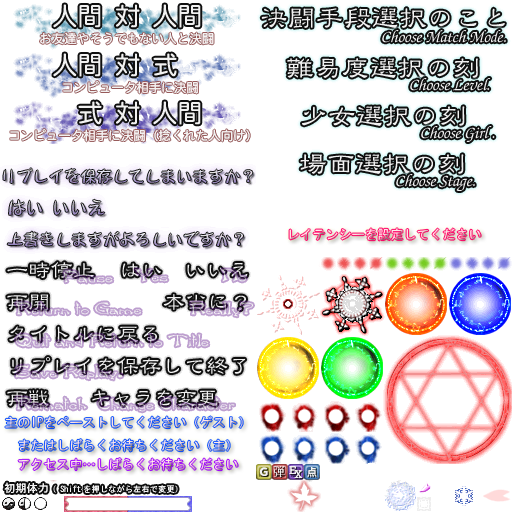
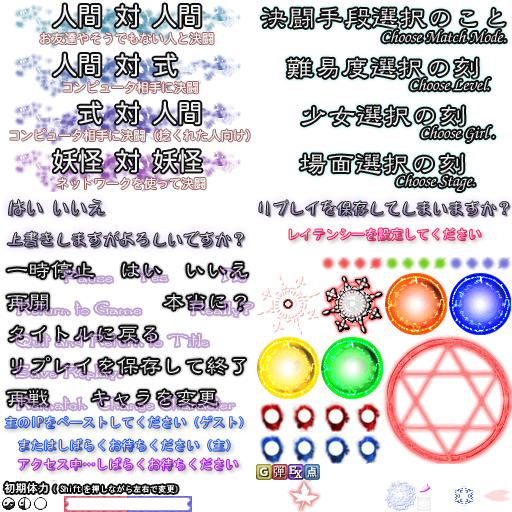
Before/after of a 512×512 layered artwork. What changed in the layer stack:
added layer "图层 9" above "图层 10" over [256, 194, 512, 222]
added layer "图层 10" above "图层 4" over [13, 144, 241, 192]
painted on "图层 4" over [0, 162, 256, 190]
